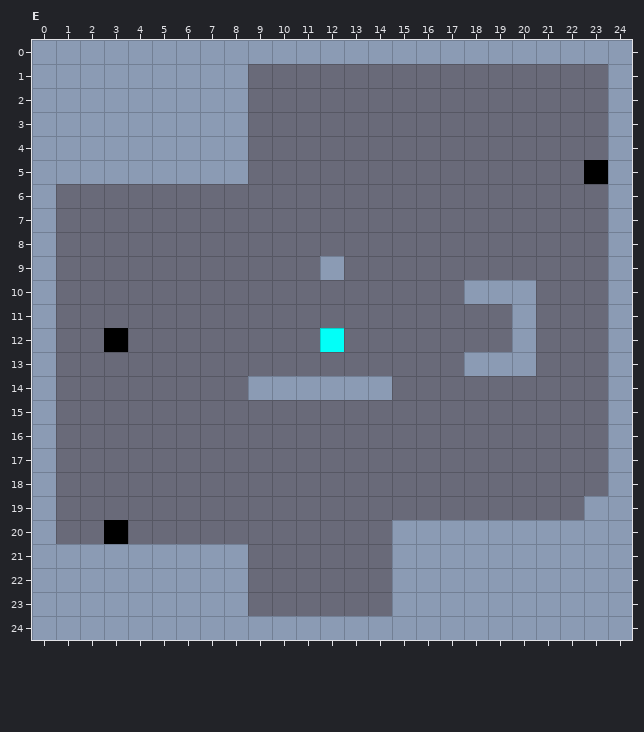
LDtk project -- assets/ldtk/renchi.ldtk. Above is the file before it was changed.
Cells are 16x16 px. Shown: E x 0..24, y 0..24.
The same view after the edit:
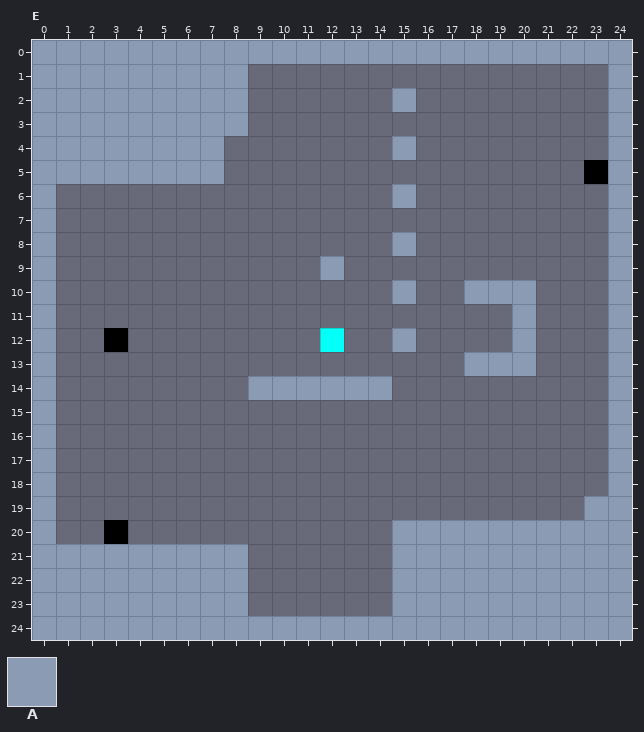
Key: from "Main": A 1 "wall".
_ is an empty cell.
What changed:
{"where": "layer \"Main\""}
{"y":2,"x":15,"old":"_","new":"A"}
{"y":4,"x":8,"old":"A","new":"_"}
{"y":4,"x":15,"old":"_","new":"A"}
{"y":5,"x":8,"old":"A","new":"_"}
{"y":6,"x":15,"old":"_","new":"A"}
{"y":8,"x":15,"old":"_","new":"A"}
{"y":10,"x":15,"old":"_","new":"A"}
{"y":12,"x":15,"old":"_","new":"A"}
